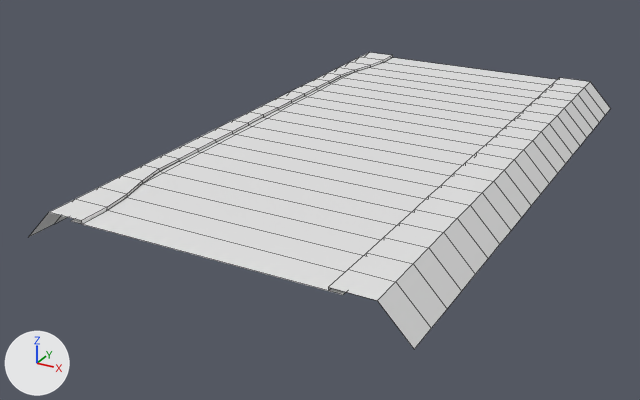
The OBJ model Transit.Addon.RoadExtensions/Roads/Common/Meshes/32m/3mSW2x3mMdn/Ground_Bus_Pavement.obj as it was, and as the next commit left it.
Rendered twice from a camera (50 mm lens) standing at (39.1, -82.5, 32.1) and looking at (-3.7, -4.7, -6.8). Lighting does not change. The marker at lower left points along +X, +Y and +Z. Mesh edges are drawn as thin lines. Where no turn or scale is listed for an object, it has been applied to the vertices.

Script lines for the objects in view, before the commit:
```python
me_ground_bus_pavement = bpy.data.meshes.new('Ground_Bus_Pavement')
me_ground_bus_pavement.from_pydata(...)  # 214 vertices, 156 faces; spans x -18.8..19.0, y -32.0..32.0, z -3.2..0.0
ob_ground_bus_pavement = bpy.data.objects.new('Ground_Bus_Pavement', me_ground_bus_pavement)
ob_ground_bus_pavement.location = (0.0, 0.0, 0.0)
```
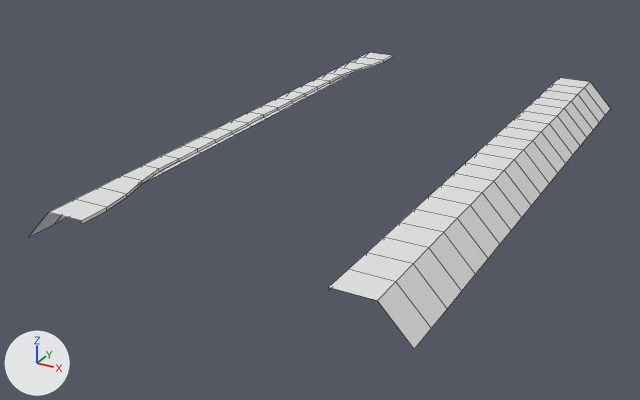
Pixel boxes [x1, y1, x2, y2] of what changed, in the pictures (640 x 400 px):
part 1 of me_ground_bus_pavement, deleted
    before: [72, 58, 556, 295]

What changed in the scene script:
```text
Change me_ground_bus_pavement:
    used by ob_ground_bus_pavement; location = (0.0, 0.0, 0.0)
    remove me_ground_bus_pavement.from_pydata(...)  # 214 vertices, 156 faces; spans x -18.8..19.0, y -32.0..32.0, z -3.2..0.0
    add me_ground_bus_pavement.from_pydata(...)  # 189 vertices, 136 faces; spans x -18.8..19.0, y -32.0..32.0, z -3.2..0.0
    me_ground_bus_pavement part 1
    25 vertices are removed from x -13.2..13.2, y -32.0..32.0, z -0.3
    20 faces are deleted
```
